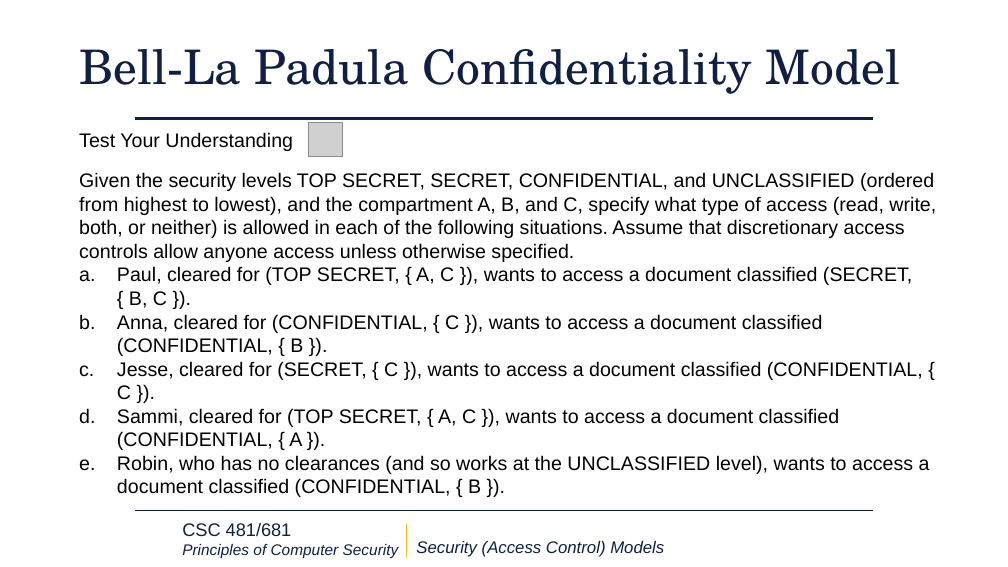
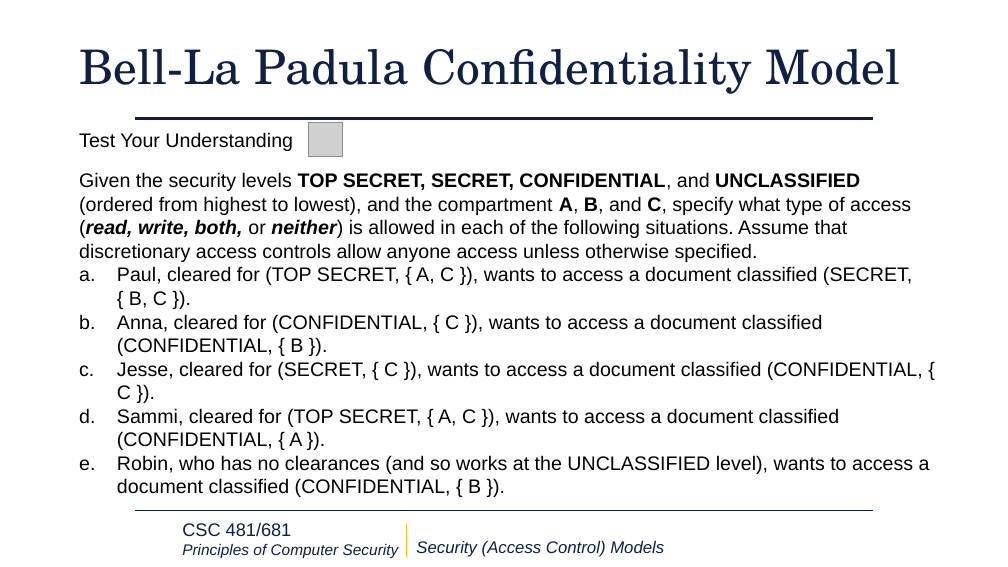
Before and after one commit to XiaochenLi-w/CSC-481-681-Principles-of-Computer-Security, a slide deck: slide 19 of Upload Slides/CSC481-681 - L02 Security Models.pptx. Drawn at 1008x567 pixels with LibreOffice and Linux fonts; fonts in the diff are those of the drawing; grey boxes stand for pictures; background and template pictures are left out. Boxes give left, top, right and bottom in pixels: in the first picture for what was removed or moved away, otherwise in the second. Text is boxed around its words. In the diff, an @@ line names an element or a change of style, - is before the commit and + after.

```diff
--- a/Upload Slides/CSC481-681 - L02 Security Models.pptx
+++ b/Upload Slides/CSC481-681 - L02 Security Models.pptx
@@ text at <box>79,172,911,262</box>: bold on in "TOP SECRET, SECRET, CONFIDENTIAL, UNCLASSIFIED A, B, ..."; italic on in "(read, write, both, neither)" @@
```
Also in this commit, not shown: 1 other slide changed, 2 slides added.
